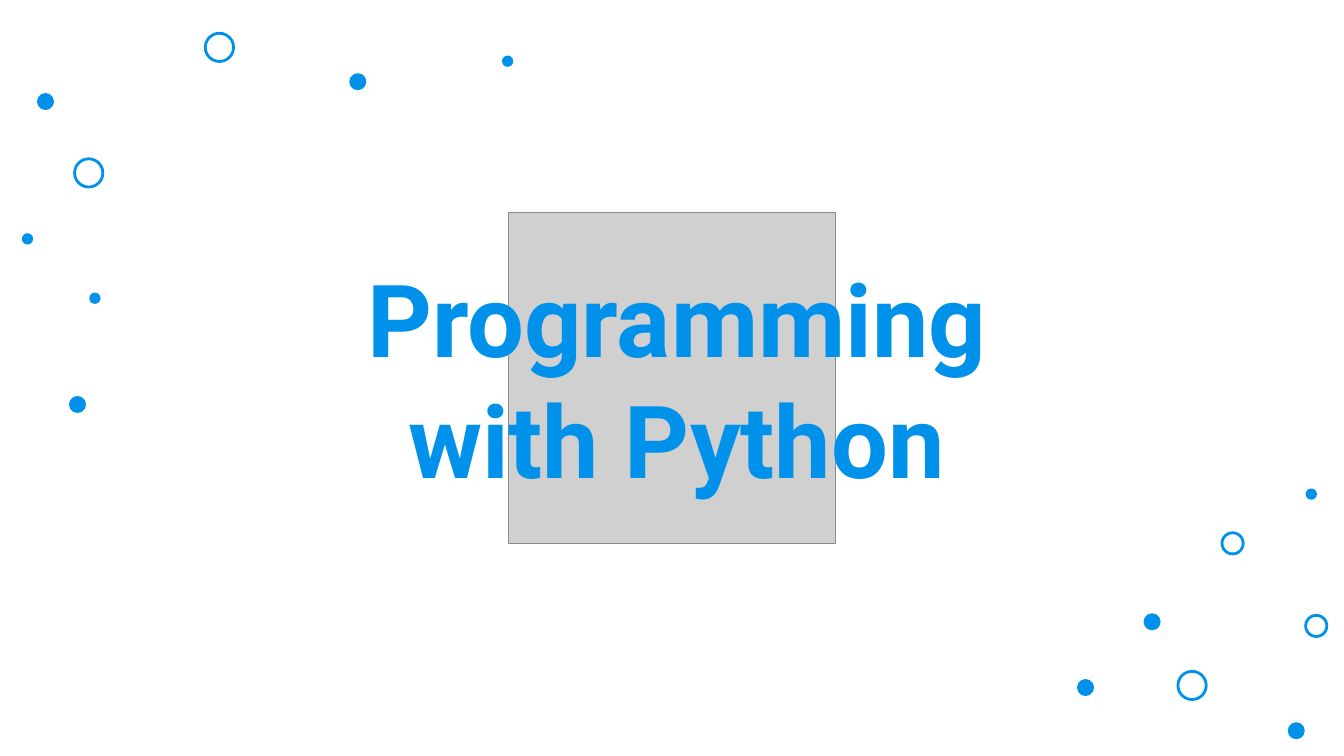
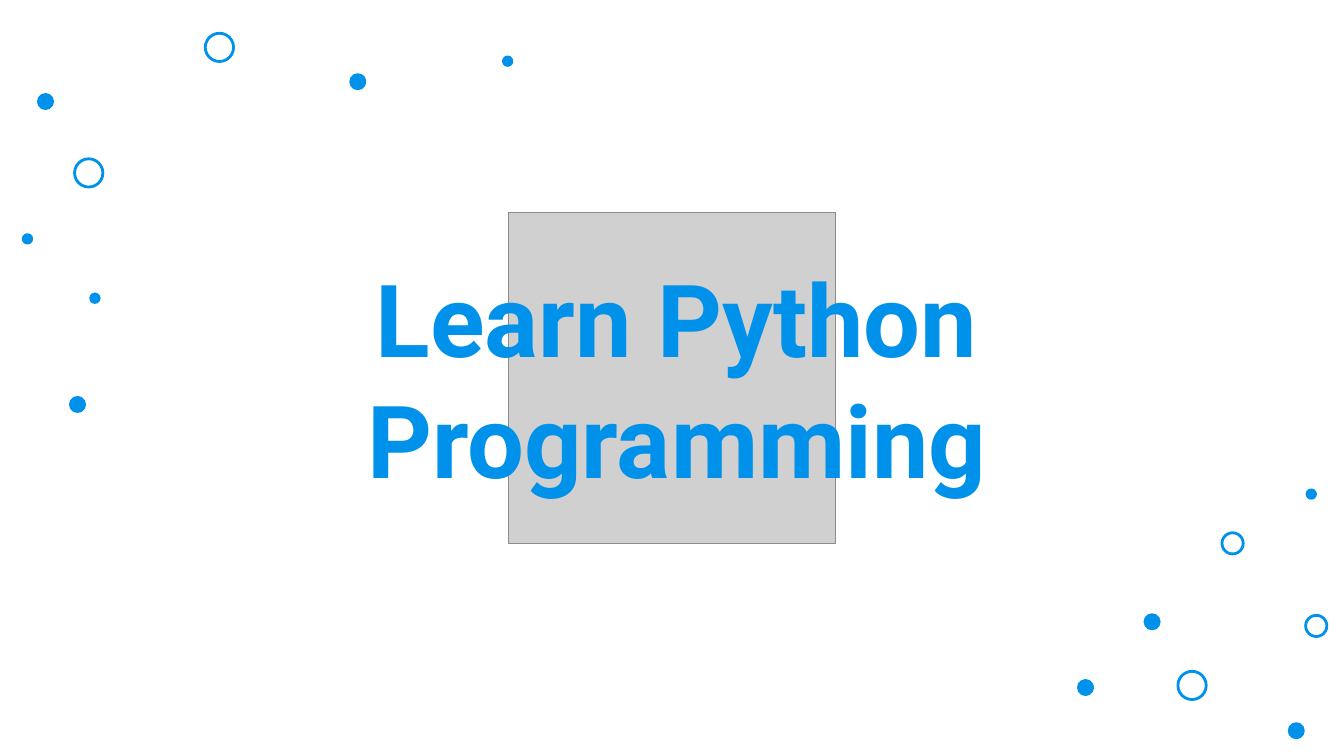
Before and after one commit to AleeRezaa/learn-python, a slide deck: slide 1 of Python.pptx. Drawn at 1344x756 pixels with LibreOffice and Linux fonts; fonts in the diff are those of the drawing; grey boxes stand for pictures; background and template pictures are left out. Boxes give left, top, right and bottom in pixels: in the first picture for what was removed or moved away, otherwise in the second. Text is boxed around its words. In the diff, an @@ line names an element or a change of style, - is before the commit and + after.

```diff
--- a/Python.pptx
+++ b/Python.pptx
@@ title at (367, 265, 986, 502): text changed @@
-Programming with Python
+Learn Python Programming
```
Also in this commit, not shown: 6 other slides changed, 7 slides added, 3 slides removed.
